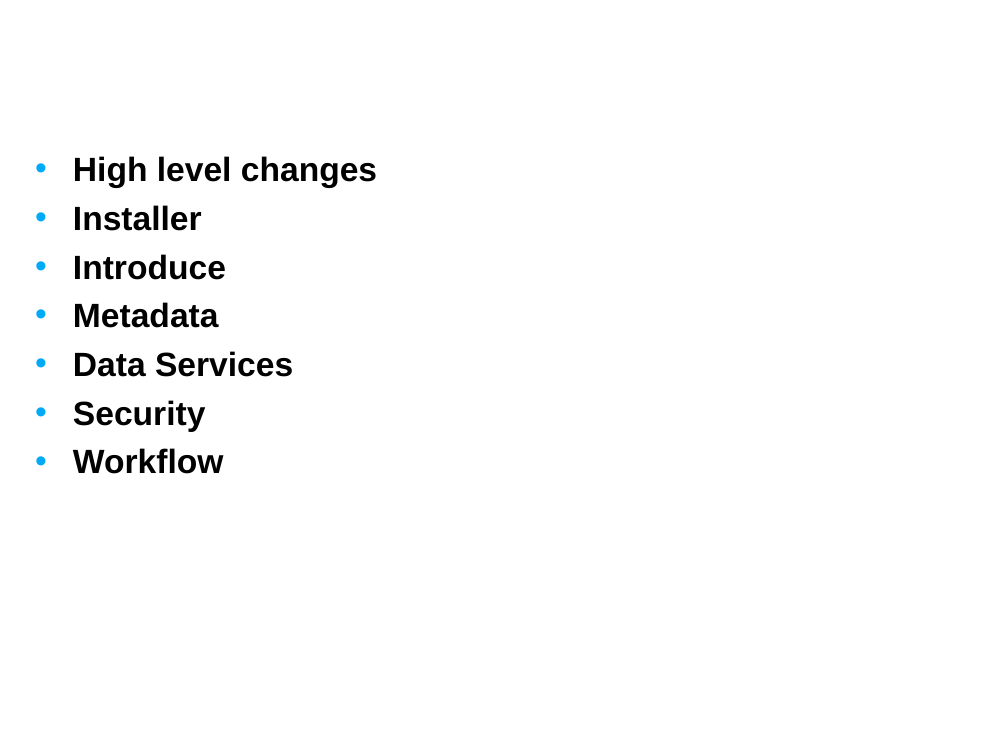
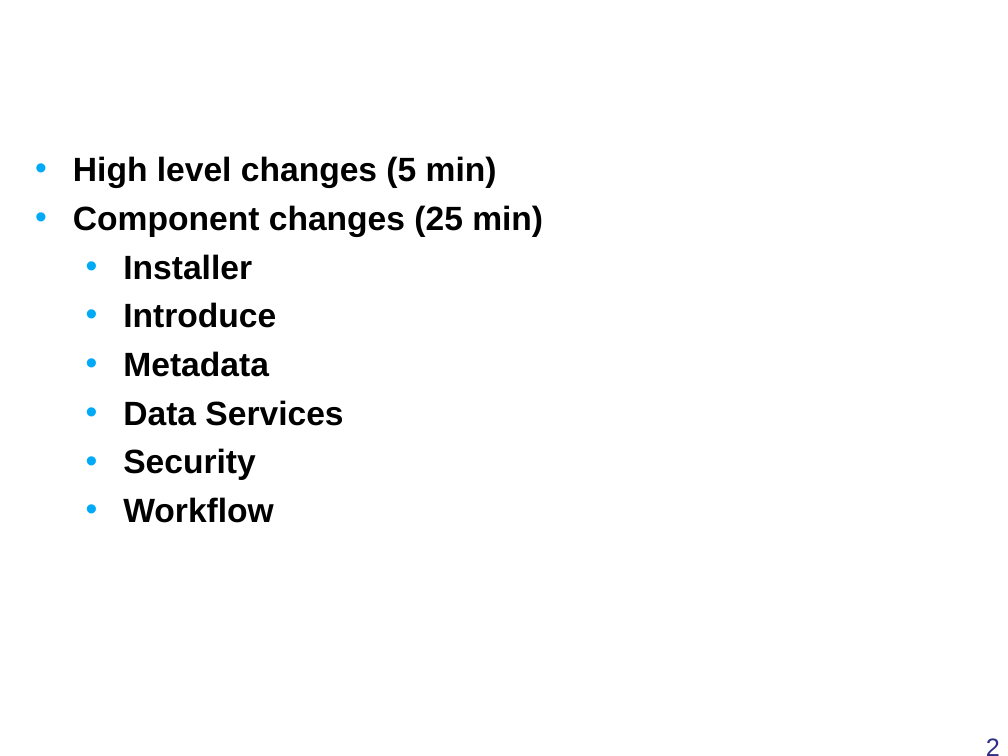
Before and after one commit to NCIP/cagrid-docs, a slide deck: slide 2 of presentations/200708_VCDE_ARCH/20070807_Day2_caGrid-1.1_Overview.ppt. Drawn at 1008x756 pixels with LibreOffice and Linux fonts; fonts in the diff are those of the drawing; background and template pictures are left out. Boxes give left, top, right and bottom in pixels: in the first picture for what was removed or moved away, otherwise in the second. Text is boxed around its words. In the diff, an @@ line names an element or a change of style, - is before the commit and + after.

```diff
--- a/presentations/200708_VCDE_ARCH/20070807_Day2_caGrid-1.1_Overview.ppt
+++ b/presentations/200708_VCDE_ARCH/20070807_Day2_caGrid-1.1_Overview.ppt
@@ text at [73, 156, 543, 237]: text changed @@
-• High level changes
+• High level changes (5 min)
+• Component changes (25 min)
@@ text at [123, 254, 343, 523]: list level 1 to 2 in "Installer"; list level 1 to 2 in "Introduce"; list level 1 to 2 in "Metadata"; list level 1 to 2 in "Data Services"; list level 1 to 2 in "Security"; list level 1 to 2 in "Workflow" @@
@@ page number added at [968, 736, 1008, 756], 18 pt, text #2D2D8A @@
+2
```
Also in this commit, not shown: 16 other slides changed, 3 slides added, 4 other files.
